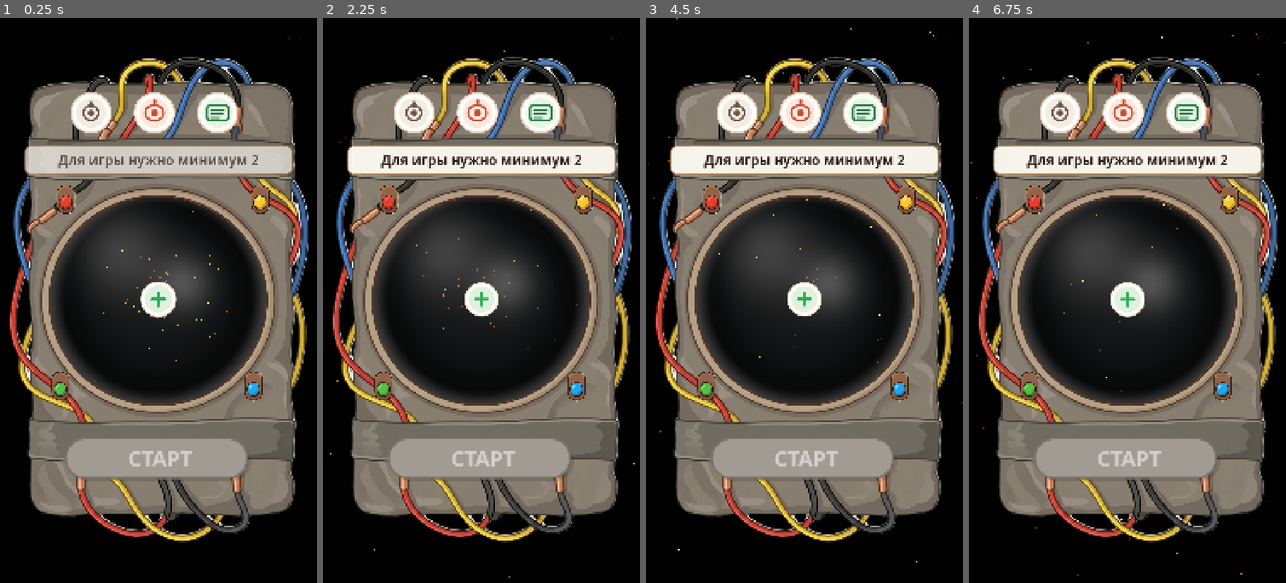
Above: before the commit, frames 1-4 (left to right).
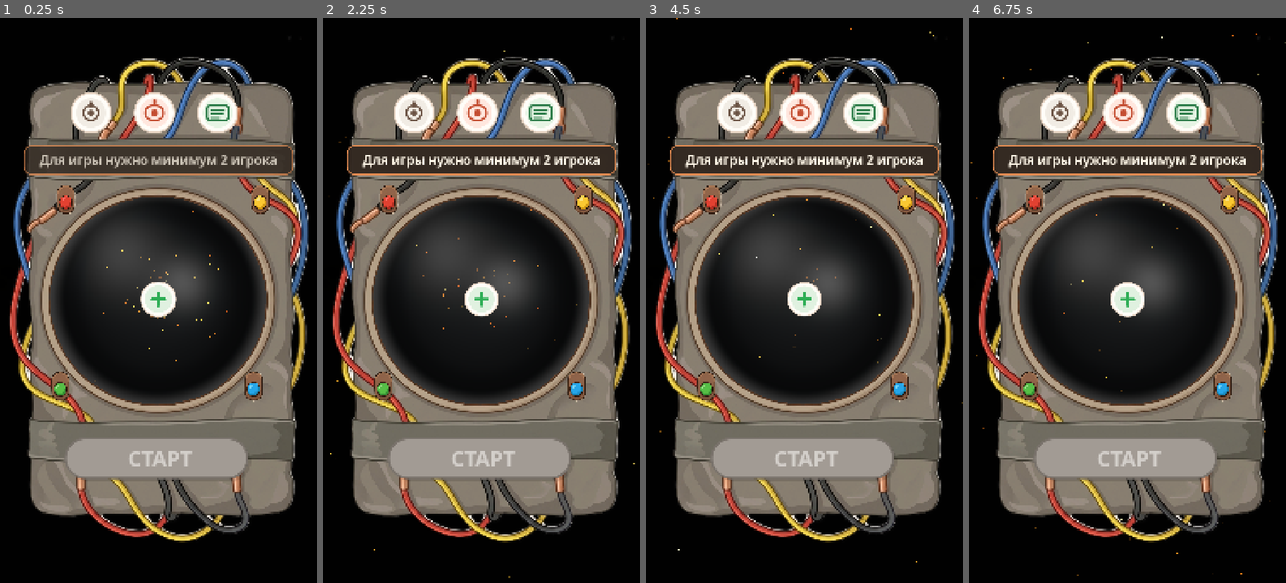
Above: after the commit, the same moments.

Repository: GGamezebo/GodBomb
Game: Godot game, scene res://main.tscn
The game is run twice, just before and just after one commit, with the same random seed, the same clock (stepped at 60 frames per second) and the same inputs.
Inputs (mouse positions are in pixels of both pictures, inside the frame that each line leads up to):
- Up to frame 1 (0.25 s): no input
- Up to frame 2 (2.25 s): click (541, 114) at 0.5 s; click (481, 300) at 1.25 s; click "Закрыть" at 2 s
- Up to frame 3 (4.5 s): click (864, 114) at 2.75 s; click (804, 300) at 3.5 s; click "Закрыть" at 4.25 s
- Up to frame 4 (6.75 s): click (1187, 114) at 5 s; click (1127, 300) at 5.75 s; click "Закрыть" at 6.5 s

The runs differ from the first frame. In frame 1, 4.3% of the frame differs, in the area x 7-93%, y 22-28%; in frame 2, 4.3%; in frame 3, 4.3%; in frame 4, 4.3%.

Commit message:
fix banner

Diff:
--- a/src/features/player_selection/table_hint_banner.gd
+++ b/src/features/player_selection/table_hint_banner.gd
@@ -10,9 +10,17 @@
 const SCREEN_MARGIN := 32.0
 const PANEL_MARGIN_H := 24
 const PANEL_MARGIN_V := 9
-const PANEL_BORDER_INSET := 9.0
+const PANEL_BORDER_WIDTH := 4
+const TEXT_FIT_SAFETY := 4.0
 const MAX_FONT_SIZE := 51
 const MIN_FONT_SIZE := 30
+const ABSOLUTE_MIN_FONT_SIZE := 22
+
+const PANEL_BG := Color(0.2, 0.16, 0.13, 0.94)
+const PANEL_BORDER := Color(0.9, 0.55, 0.32, 0.98)
+const PANEL_SHADOW := Color(0.04, 0.02, 0.01, 0.42)
+const TEXT_COLOR := Color(0.99, 0.96, 0.9, 1)
+const TEXT_OUTLINE := Color(0.1, 0.06, 0.04, 0.82)
 
 var _label: Label
 var _margin: MarginContainer
@@ -40,13 +48,14 @@
 	add_child(_margin)
 
 	_label = Label.new()
+	_label.theme_type_variation = &"Hero"
 	_label.horizontal_alignment = HORIZONTAL_ALIGNMENT_CENTER
 	_label.vertical_alignment = VERTICAL_ALIGNMENT_CENTER
 	_label.autowrap_mode = TextServer.AUTOWRAP_WORD_SMART
 	_label.clip_contents = true
 	_label.add_theme_font_size_override("font_size", MAX_FONT_SIZE)
-	_label.add_theme_color_override("font_color", Color(0.18, 0.13, 0.1, 1))
-	_label.add_theme_color_override("font_outline_color", Color(1, 0.99, 0.97, 0.85))
+	_label.add_theme_color_override("font_color", TEXT_COLOR)
+	_label.add_theme_color_override("font_outline_color", TEXT_OUTLINE)
 	_label.add_theme_constant_override("outline_size", 4)
 	_margin.add_child(_label)
 
@@ -89,12 +98,17 @@
 
 
 func _text_area_size() -> Vector2:
-	var text_width := maxf(_banner_width - PANEL_MARGIN_H * 2.0, 0.0)
+	var border_inset := PANEL_BORDER_WIDTH * 2.0
+	var text_width := maxf(_banner_width - border_inset - PANEL_MARGIN_H * 2.0, 0.0)
 	var text_height := maxf(
-		TABLE_HINT_HEIGHT - PANEL_MARGIN_V * 2.0 - PANEL_BORDER_INSET,
+		TABLE_HINT_HEIGHT - border_inset - PANEL_MARGIN_V * 2.0 - TEXT_FIT_SAFETY,
 		0.0
 	)
 	return Vector2(text_width, text_height)
+
+
+func _outline_size_for(font_size: int) -> int:
+	return maxi(2, int(round(float(font_size) / 10.0)))
 
 
 func _apply_text_fit() -> void:
@@ -103,16 +117,13 @@
 	_label.custom_maximum_size = area
 	_label.size = area
 
-	var chosen_font := MIN_FONT_SIZE
-	for font_size in range(MAX_FONT_SIZE, MIN_FONT_SIZE - 1, -1):
+	var chosen_font := ABSOLUTE_MIN_FONT_SIZE
+	for font_size in range(MAX_FONT_SIZE, ABSOLUTE_MIN_FONT_SIZE - 1, -1):
 		if _measure_wrapped_text_height(_label.text, area.x, font_size) <= area.y:
 			chosen_font = font_size
 			break
 	_label.add_theme_font_size_override("font_size", chosen_font)
-	_label.add_theme_constant_override(
-		"outline_size",
-		maxi(2, int(round(float(chosen_font) / 10.0)))
-	)
+	_label.add_theme_constant_override("outline_size", _outline_size_for(chosen_font))
 
 
 func _measure_wrapped_text_height(text: String, text_width: float, font_size: int) -> float:
@@ -121,13 +132,16 @@
 	var font: Font = _label.get_theme_font(&"font")
 	if font == null:
 		font = ThemeDB.fallback_font
-	return font.get_multiline_string_size(
+	var outline := float(_outline_size_for(font_size))
+	var measured := font.get_multiline_string_size(
 		text,
 		HORIZONTAL_ALIGNMENT_CENTER,
 		text_width,
 		font_size,
 		TextServer.BREAK_MANDATORY | TextServer.BREAK_WORD_BOUND
-	).y
+	)
+	# Outline and line spacing are not fully included in string size — reserve slack.
+	return measured.y + outline * 2.0 + TEXT_FIT_SAFETY
 
 
 func _sync_layout_if_ready() -> void:
@@ -234,13 +248,15 @@
 
 static func apply_panel_style(panel: PanelContainer) -> void:
 	var style := StyleBoxFlat.new()
-	style.bg_color = Color(1, 0.99, 0.96, 0.94)
-	style.border_color = Color(0.88, 0.62, 0.38, 0.55)
-	style.set_border_width_all(4)
+	style.bg_color = PANEL_BG
+	style.border_color = PANEL_BORDER
+	style.set_border_width_all(PANEL_BORDER_WIDTH)
 	style.set_corner_radius_all(27)
-	style.shadow_color = Color(0.14, 0.08, 0.04, 0.16)
-	style.shadow_size = 9
-	style.shadow_offset = Vector2(0, 4)
+	style.set_content_margin_all(PANEL_BORDER_WIDTH)
+	style.shadow_color = PANEL_SHADOW
+	style.shadow_size = 14
+	style.shadow_offset = Vector2(0, 6)
+	style.anti_aliasing = true
 	panel.add_theme_stylebox_override("panel", style)
 
 
